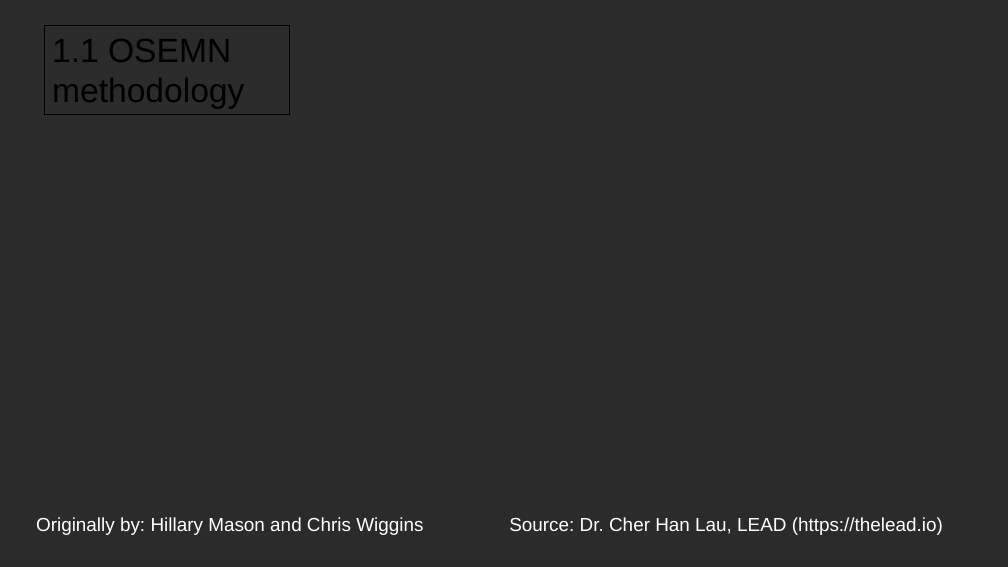
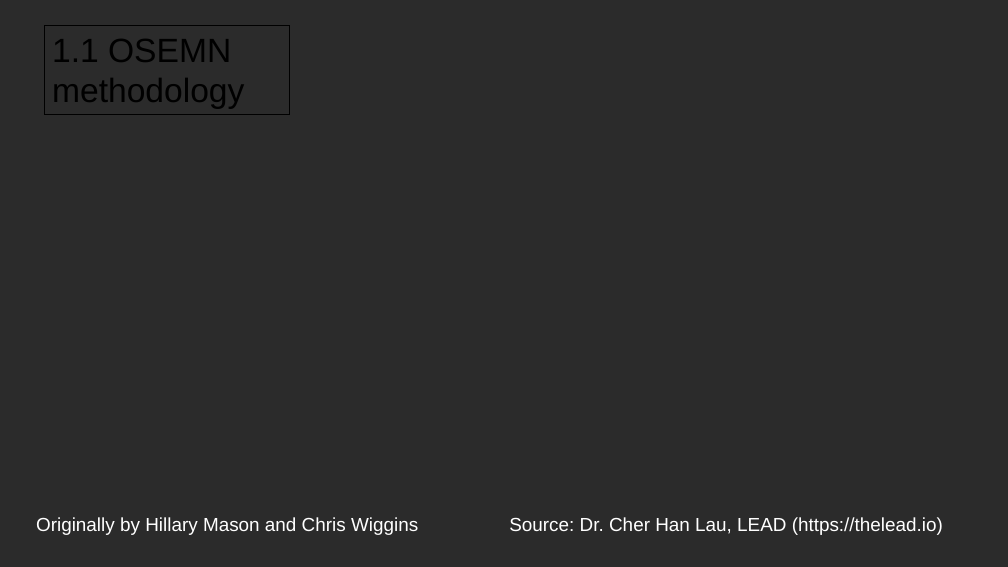
Before and after one commit to stepan-o/thesis, a slide deck: slide 4 of presentations/Teranet_meeting_Aug16_2019.pptx. Drawn at 1008x567 pixels with LibreOffice and Linux fonts; fonts in the diff are those of the drawing; background and template pictures are left out; a plain dark background stands for a picture behind light text. Boxes give left, top, right and bottom in pixels: in the first picture for what was removed or moved away, otherwise in the second. Text is boxed around its words. In the diff, an @@ line names an element or a change of style, - is before the commit and + after.

```diff
--- a/presentations/Teranet_meeting_Aug16_2019.pptx
+++ b/presentations/Teranet_meeting_Aug16_2019.pptx
@@ text at <box>36,517,418,535</box>: text changed @@
-Originally by: Hillary Mason and Chris Wiggins
+Originally by Hillary Mason and Chris Wiggins
```
Also in this commit, not shown: 2 other slides changed, 5 slides added, 4 other files.
